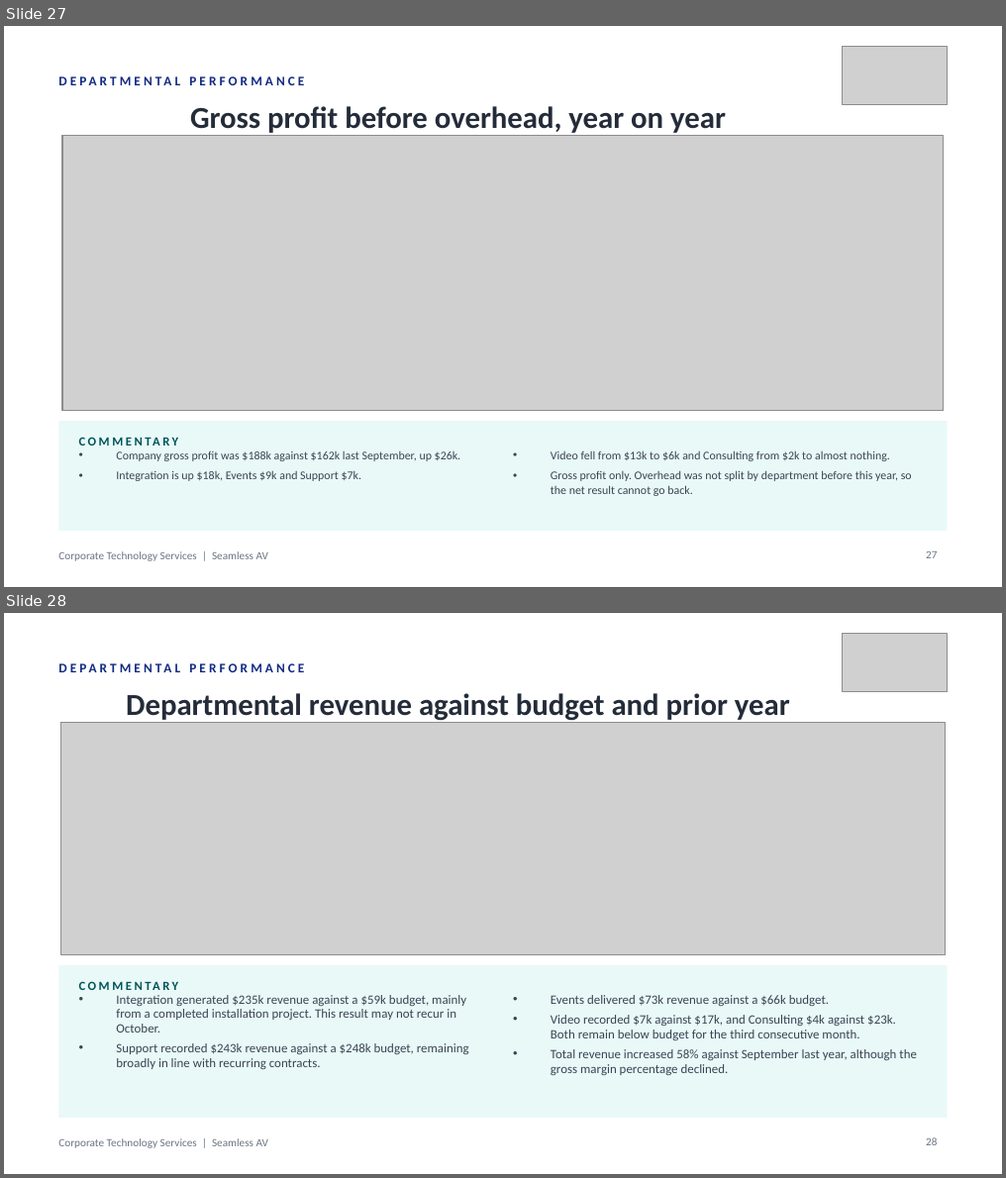
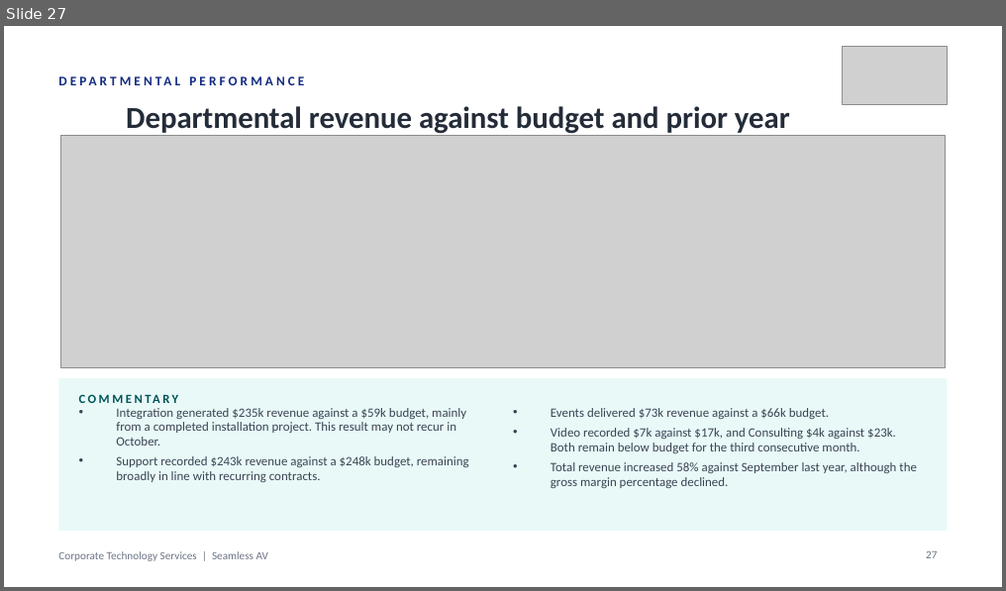
Before and after one commit to WesleyNelson-O33/Claude, a slide deck: deck/CTS Monthly Business Review - 30092026.pptx. Shown one above the other, each under a label of ours: slides 27 and 28 before the commit, slide 27 after it. The pictures are 1006x1178 and 1006x591 pixels, drawn with LibreOffice and Linux fonts; fonts in the diff are those of the drawing; grey boxes stand for pictures. Boxes give left, top, right and bottom in pixels: in the first picture for what was removed or moved away, otherwise in the second. Text is boxed around its words. In the diff, an @@ line names an element or a change of style, - is before the commit and + after.

```diff
--- a/deck/CTS Monthly Business Review - 30092026.pptx
+++ b/deck/CTS Monthly Business Review - 30092026.pptx
@@ slide 27 removed at [4, 26, 1002, 587], background #FFFFFF; not listed: 1 template element that a slide beside it also shows @@
@@ picture removed at [843, 46, 947, 105] @@
@@ text removed at [58, 66, 757, 96] @@
-DEPARTMENTAL PERFORMANCE
@@ text removed at [190, 106, 726, 136] @@
-Gross profit before overhead, year on year
@@ picture removed at [62, 136, 944, 411] @@
@@ rectangle removed at [58, 421, 947, 531] @@
@@ text removed at [79, 429, 378, 454] @@
-COMMENTARY
@@ text removed at [116, 452, 461, 481] @@
-• Company gross profit was $188k against $162k last September, up $26k.
-• Integration is up $18k, Events $9k and Support $7k.
@@ text removed at [550, 451, 912, 496] @@
-• Video fell from $13k to $6k and Consulting from $2k to almost nothing.
-• Gross profit only. Overhead was not split by department before this year, so the net result cannot go back.
@@ page number removed at [926, 552, 937, 559] @@
-27
@@ what was slide 28 is now slide 27 @@
@@ page number at [926, 552, 937, 559]: text changed @@
-28
+27
```
Also in this commit, not shown: 1 slide changed, 2 other files.
